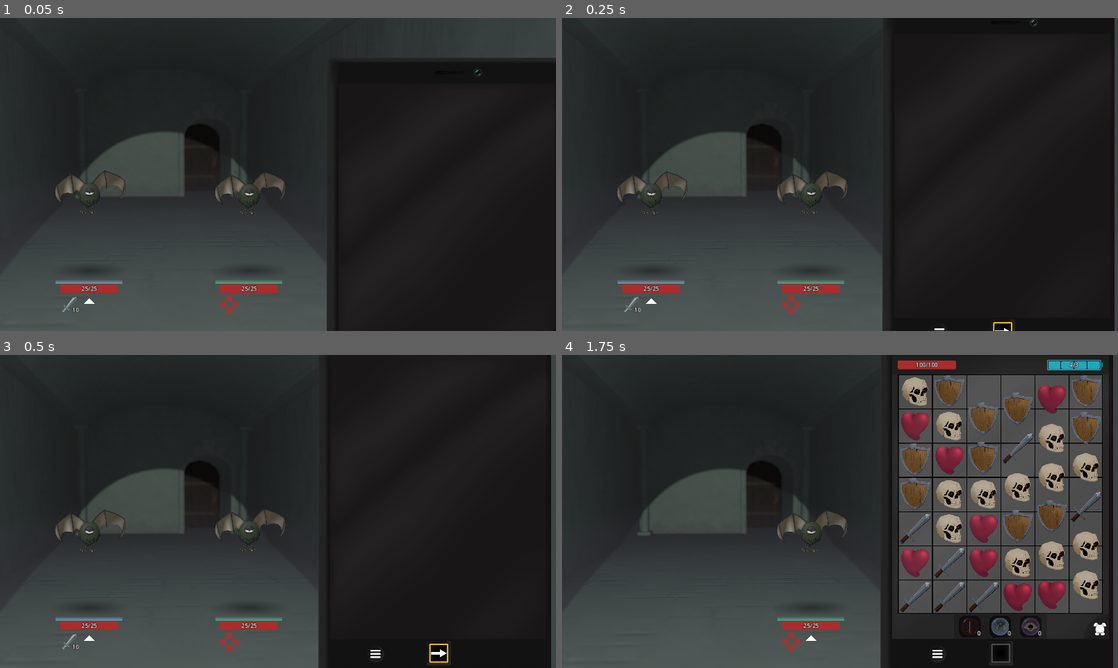
Above: before the commit, frames 1-4 (two rows, left to right).
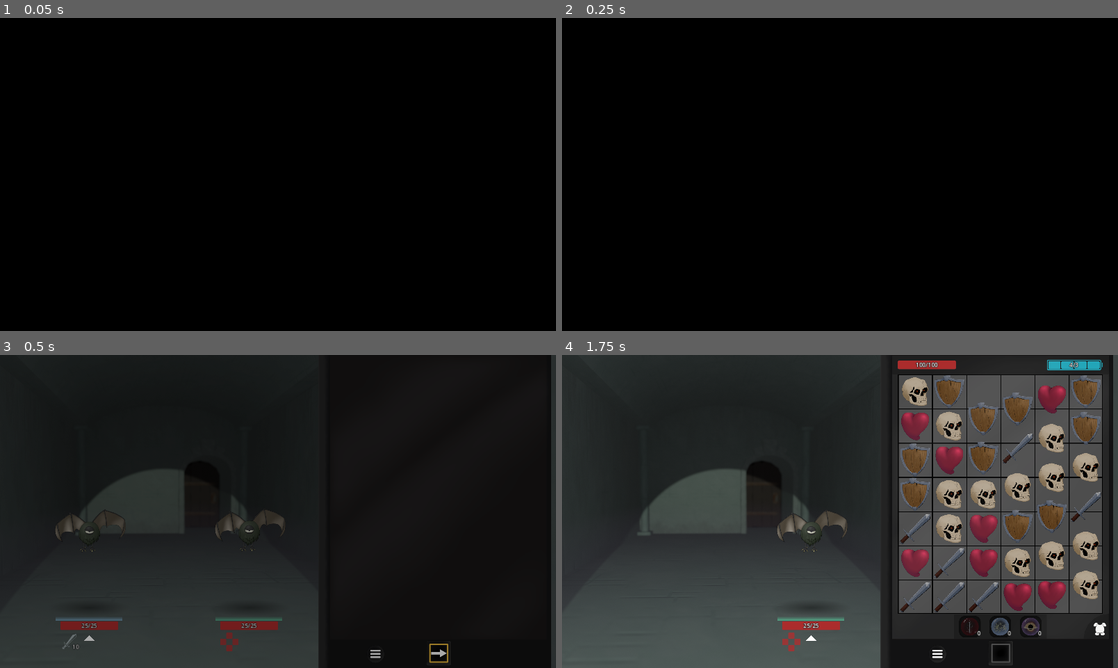
Above: after the commit, the same moments.

Repository: WcOnR/your-mom-is-the-dungeon-lord
Game: Godot game, scene res://game_objects/rooms/world.tscn
Two runs of this game, one before a commit and one after it. Both use one fixed random seed, a clock stepped at 60 frames per second and the inputs below. The engine's default icon, where the game draws it, is replaced by a stand-in: a white triangle on a blue panel in a dark square.
Inputs (mouse positions are in pixels of both pictures, inside the frame that each line leads up to):
- Up to frame 1 (0.05 s): no input
- Up to frame 2 (0.25 s): no input
- Up to frame 3 (0.5 s): no input
- Up to frame 4 (1.75 s): click (1001, 652) at 0.5 s; move the mouse to (962, 495) at 1.27 s; press the mouse at (962, 495) at 1.28 s; hold W from 1.28 s (still down)

The runs differ from the first frame. In frame 1, 90% of the frame differs, in the area x 0-100%, y 0-100%; in frame 2, 87%; in frame 3, 15%; in frame 4, nothing differs.

Commit message:
Updated final screens

Diff:
--- a/game_objects/game_mode/battle_game_mode/battle_game_mode.gd
+++ b/game_objects/game_mode/battle_game_mode/battle_game_mode.gd
@@ -1,4 +1,7 @@
 class_name BattleGameMode extends Node
+
+
+@export var battle_fade : NodePath
 
 
 enum State {NOT_STARTED, PLAYER_MOVE, ENEMY_MOVE, COLLECTING_REWARD, WIN, LOST}
@@ -144,6 +147,20 @@
 	_set_state(State.WIN if is_win else State.LOST)
 	_line_holder.all_enemy_all_dead.disconnect(_battle_end)
 	_health_comp.death.disconnect(_battle_end)
+	if is_win:
+		SceneLoaderSystem.load_win_scene()
+	else:
+		_final_screen_anim()
+
+
+func _final_screen_anim() -> void:
+	var panel := _phone.get_restart_panel()
+	_phone.set_main_screen(panel)
+	panel.end_game()
+	var fade := get_node(battle_fade) as ColorRect
+	var tween := get_tree().create_tween()
+	tween.tween_property(fade, "modulate", Color("0A0000", 1.0), 1.0)
+	_phone.move_to_center()
 
 
 func _start_round() -> void:
--- a/game_objects/game_mode/battle_game_mode/battle_ui_state_controller.gd
+++ b/game_objects/game_mode/battle_game_mode/battle_ui_state_controller.gd
@@ -91,6 +91,8 @@
 	elif _state == State.EQUIP:
 		_show_equip()
 	elif _state == State.NEXT_ROUND:
+		var home_btn := _phone.get_home_btn()
+		home_btn.pressed.disconnect(_on_home_btn_pressed)
 		_game_mode.finish_battle(_equip_choice)
 
 
--- a/game_objects/game_mode/bonus_game_mode/bonus_game_mode.gd
+++ b/game_objects/game_mode/bonus_game_mode/bonus_game_mode.gd
@@ -24,7 +24,7 @@
 	var _phone := get_node(phone) as Phone
 	var btn := _phone.get_home_btn()
 	btn.set_state(HomeBtn.State.ACTIVE)
-	btn.pressed.connect(finish_room)
+	btn.pressed.connect(finish_room, ConnectFlags.CONNECT_ONE_SHOT)
 	btn.set_icon(1)
 	_phone.start_show_anim()
 
--- a/game_objects/game_mode/shop_game_mode/shop_game_mode.gd
+++ b/game_objects/game_mode/shop_game_mode/shop_game_mode.gd
@@ -10,7 +10,7 @@
 	_phone = phone
 	_select_first_available_or_equip()
 	var btn := _phone.get_home_btn()
-	btn.pressed.connect(finish_room)
+	btn.pressed.connect(finish_room, ConnectFlags.CONNECT_ONE_SHOT)
 	btn.set_icon(1)
 	_player = get_tree().get_first_node_in_group("Player") as Player
 	_player.inventory_comp.items_changed.connect(_update_shop_view)
--- a/game_objects/rooms/battle_rooms/battle_room.tscn
+++ b/game_objects/rooms/battle_rooms/battle_room.tscn
@@ -1,8 +1,7 @@
-[gd_scene load_steps=7 format=3 uid="uid://6dj4su8wc8ak"]
+[gd_scene load_steps=6 format=3 uid="uid://6dj4su8wc8ak"]
 
 [ext_resource type="Texture2D" uid="uid://e3tbq1glsbbn" path="res://game_objects/rooms/battle_rooms/battle_room_bg.png" id="1_nlcry"]
 [ext_resource type="Texture2D" uid="uid://c2xqbpk7fa61d" path="res://game_objects/rooms/battle_rooms/battle_bg.png" id="2_2d1ae"]
-[ext_resource type="PackedScene" uid="uid://bnca6y1kigsrx" path="res://ui/restart_screen/restart_screen.tscn" id="5_tjvym"]
 [ext_resource type="PackedScene" uid="uid://h8i61u7scjja" path="res://ui/phone/phone.tscn" id="8_0i1lv"]
 [ext_resource type="PackedScene" uid="uid://b6s25t3xxttat" path="res://game_objects/enemies/line_holder.tscn" id="8_8i71o"]
 [ext_resource type="PackedScene" uid="uid://ycrf4vt7dlqs" path="res://game_objects/game_mode/battle_game_mode/battle_game_mode.tscn" id="8_c5vxj"]
@@ -25,12 +24,18 @@
 position = Vector2(308, 902)
 
 [node name="GameMode" parent="." instance=ExtResource("8_c5vxj")]
-
-[node name="Phone" parent="." instance=ExtResource("8_0i1lv")]
-position = Vector2(1515, 500)
+battle_fade = NodePath("../CanvasLayer/BattleFade")
 
 [node name="CanvasLayer" type="CanvasLayer" parent="."]
 
-[node name="RestartScreen" parent="CanvasLayer" instance=ExtResource("5_tjvym")]
-visible = false
-game_mode = NodePath("../../GameMode")
+[node name="BattleFade" type="ColorRect" parent="CanvasLayer"]
+modulate = Color(0, 0, 0, 0)
+z_index = -6
+anchors_preset = 15
+anchor_right = 1.0
+anchor_bottom = 1.0
+grow_horizontal = 2
+grow_vertical = 2
+
+[node name="Phone" parent="CanvasLayer" instance=ExtResource("8_0i1lv")]
+position = Vector2(1515, 500)
--- /dev/null
+++ b/game_objects/rooms/win_scene.gd
@@ -0,0 +1,16 @@
+class_name WinScene extends Node2D
+
+
+
+func _ready() -> void:
+	%UIHolder.modulate = Color(Color.WHITE, 0.0)
+	get_tree().create_timer(1).timeout.connect(_on_show_ui, ConnectFlags.CONNECT_ONE_SHOT)
+
+
+func _on_button_pressed() -> void:
+	get_tree().reload_current_scene()
+
+
+func _on_show_ui() -> void:
+	var tween := get_tree().create_tween()
+	tween.tween_property(%UIHolder, "modulate", Color(Color.WHITE, 1.0), 1.5)
--- /dev/null
+++ b/game_objects/rooms/win_scene.tscn
@@ -0,0 +1,109 @@
+[gd_scene load_steps=7 format=3 uid="uid://bwhreyk8calwh"]
+
+[ext_resource type="Script" path="res://game_objects/rooms/win_scene.gd" id="1_0hwld"]
+[ext_resource type="Texture2D" uid="uid://bvgn75s4aoond" path="res://game_objects/fx/beam.png" id="2_a0xjg"]
+[ext_resource type="Texture2D" uid="uid://b16xeebwv27h4" path="res://game_objects/rooms/Final.png" id="2_sx1md"]
+[ext_resource type="Texture2D" uid="uid://covsg53f6404a" path="res://game_objects/rooms/FinalBg.png" id="3_caynq"]
+[ext_resource type="LabelSettings" uid="uid://bpr6t2q1y56ln" path="res://ui/themes/label_settings/info_label_settings.tres" id="4_hda7c"]
+
+[sub_resource type="Gradient" id="Gradient_esas8"]
+offsets = PackedFloat32Array(0, 0.705341, 1)
+colors = PackedColorArray(1, 1, 1, 1, 1, 1, 1, 1, 1, 1, 1, 0)
+
+[node name="WinScene" type="Node2D"]
+script = ExtResource("1_0hwld")
+
+[node name="FinalBg" type="Sprite2D" parent="."]
+modulate = Color(0.82, 0.7544, 0.7544, 1)
+texture = ExtResource("3_caynq")
+centered = false
+
+[node name="FX" type="Node2D" parent="."]
+position = Vector2(1360, 1180)
+
+[node name="CPUParticlesBack" type="CPUParticles2D" parent="FX"]
+amount = 50
+lifetime = 15.0
+preprocess = 20.0
+lifetime_randomness = 0.2
+texture = ExtResource("2_a0xjg")
+emission_shape = 3
+emission_rect_extents = Vector2(1500, 1)
+direction = Vector2(-1, -1)
+spread = 20.0
+gravity = Vector2(0, 0)
+initial_velocity_min = 250.0
+initial_velocity_max = 300.0
+angular_velocity_max = 15.0
+linear_accel_min = -12.88
+linear_accel_max = 24.41
+damping_min = 3.725
+damping_max = 13.685
+angle_max = 180.0
+scale_amount_min = 0.25
+scale_amount_max = 0.75
+color = Color(0.79, 0.6794, 0.6004, 0.0784314)
+color_ramp = SubResource("Gradient_esas8")
+
+[node name="CPUParticlesFront" type="CPUParticles2D" parent="FX"]
+z_index = 2
+amount = 20
+lifetime = 20.0
+preprocess = 30.0
+lifetime_randomness = 0.2
+texture = ExtResource("2_a0xjg")
+emission_shape = 3
+emission_rect_extents = Vector2(1500, 1)
+direction = Vector2(-1, -1)
+spread = 20.0
+gravity = Vector2(0, 0)
+initial_velocity_min = 300.0
+initial_velocity_max = 450.0
+angular_velocity_max = 15.0
+linear_accel_min = -12.88
+linear_accel_max = 24.41
+damping_min = 3.725
+damping_max = 13.685
+angle_max = 180.0
+scale_amount_max = 2.0
+color = Color(0.79, 0.6794, 0.6004, 0.0784314)
+color_ramp = SubResource("Gradient_esas8")
+
+[node name="Final" type="Sprite2D" parent="."]
+position = Vector2(606, 185)
+texture = ExtResource("2_sx1md")
+centered = false
+
+[node name="CanvasLayer" type="CanvasLayer" parent="."]
+
+[node name="UIHolder" type="MarginContainer" parent="CanvasLayer"]
+unique_name_in_owner = true
+anchors_preset = 3
+anchor_left = 1.0
+anchor_top = 1.0
+anchor_right = 1.0
+anchor_bottom = 1.0
+offset_left = -215.0
+offset_top = -63.0
+grow_horizontal = 0
+grow_vertical = 0
+theme_override_constants/margin_right = 120
+theme_override_constants/margin_bottom = 120
+
+[node name="VBoxContainer" type="VBoxContainer" parent="CanvasLayer/UIHolder"]
+layout_mode = 2
+theme_override_constants/separation = 20
+alignment = 1
+
+[node name="Label" type="Label" parent="CanvasLayer/UIHolder/VBoxContainer"]
+layout_mode = 2
+text = "Thank you for playing!"
+label_settings = ExtResource("4_hda7c")
+horizontal_alignment = 1
+
+[node name="Button" type="Button" parent="CanvasLayer/UIHolder/VBoxContainer"]
+layout_mode = 2
+size_flags_vertical = 4
+text = "reload"
+
+[connection signal="pressed" from="CanvasLayer/UIHolder/VBoxContainer/Button" to="." method="_on_button_pressed"]
--- a/game_objects/rooms/world.gd
+++ b/game_objects/rooms/world.gd
@@ -3,13 +3,33 @@
 
 @export var preset : ProgressionPreset = null
 @export var game_autoload : PackedScene = null
+@export var final_scene : PackedScene = null
 
 
 func _ready() -> void:
 	await get_tree().process_frame
-	SceneLoaderSystem.start_game(self, preset)
+	SceneLoaderSystem.start_game(self, preset, final_scene)
 
 
 func load_game_autoload() -> void:
 	var node := game_autoload.instantiate()
 	add_child(node)
+
+
+func fade_in() -> void:
+	var fade := %SceneFade
+	var duration := 0.3
+	fade.modulate = Color(Color.BLACK, 0.0)
+	var tween := get_tree().create_tween()
+	tween.tween_property(fade, "modulate", Color(Color.BLACK, 1.0), duration)
+	await get_tree().create_timer(duration).timeout
+
+
+func fade_out() -> void:
+	var fade := %SceneFade
+	var duration := 0.3
+	fade.modulate = Color(Color.BLACK, 1.0)
+	await get_tree().create_timer(duration).timeout
+	var tween := get_tree().create_tween()
+	tween.tween_property(fade, "modulate", Color(Color.BLACK, 0.0), duration)
+	await get_tree().create_timer(duration).timeout
--- a/game_objects/rooms/world.tscn
+++ b/game_objects/rooms/world.tscn
@@ -1,10 +1,31 @@
-[gd_scene load_steps=4 format=3 uid="uid://c8hqsq106wcho"]
+[gd_scene load_steps=5 format=3 uid="uid://c8hqsq106wcho"]
 
 [ext_resource type="Script" path="res://game_objects/rooms/world.gd" id="1_ngkjm"]
-[ext_resource type="Resource" uid="uid://b4df8mtemc2vj" path="res://game_objects/rooms/normal_progression.tres" id="2_3u4ur"]
+[ext_resource type="Resource" uid="uid://b4df8mtemc2vj" path="res://game_objects/rooms/normal_progression.tres" id="2_uyyti"]
 [ext_resource type="PackedScene" uid="uid://dgplpiie3wm0u" path="res://game_systems/game_autoload.tscn" id="3_5d151"]
+[ext_resource type="PackedScene" uid="uid://bwhreyk8calwh" path="res://game_objects/rooms/win_scene.tscn" id="4_xrbgg"]
 
 [node name="World" type="Node2D"]
 script = ExtResource("1_ngkjm")
-preset = ExtResource("2_3u4ur")
+preset = ExtResource("2_uyyti")
 game_autoload = ExtResource("3_5d151")
+final_scene = ExtResource("4_xrbgg")
+
+[node name="Polygon2D" type="Polygon2D" parent="."]
+z_index = -200
+color = Color(0, 0, 0, 1)
+polygon = PackedVector2Array(0, 0, 1920, 0, 1920, 1080, 0, 1080)
+
+[node name="CanvasLayer" type="CanvasLayer" parent="."]
+layer = 2
+
+[node name="SceneFade" type="ColorRect" parent="CanvasLayer"]
+unique_name_in_owner = true
+modulate = Color(1, 1, 1, 0)
+anchors_preset = 15
+anchor_right = 1.0
+anchor_bottom = 1.0
+grow_horizontal = 2
+grow_vertical = 2
+mouse_filter = 2
+color = Color(0, 0, 0, 1)
--- a/game_systems/scene_loader.gd
+++ b/game_systems/scene_loader.gd
@@ -2,11 +2,13 @@
 
 var _world : Node2D
 var _preset : ProgressionPreset = null
+var _final_scene : PackedScene = null
 var _room : Node2D = null
 
-func start_game(world : Node2D, preset : ProgressionPreset) -> void:
+func start_game(world : Node2D, preset : ProgressionPreset, final_scene : PackedScene) -> void:
 	_world = world
 	_world.load_game_autoload()
+	_final_scene = final_scene
 	_preset = preset.duplicate()
 	for r in _preset.rooms:
 		r.on_room_reset()
@@ -14,6 +16,7 @@
 
 
 func unload_room() -> void:
+	await _world.fade_in()
 	if _room != null:
 		if not _room.is_queued_for_deletion():
 			_room.queue_free()
@@ -22,8 +25,24 @@
 	_load_next_room()
 
 
+func load_win_scene() -> void:
+	await _world.fade_in()
+	if _room != null:
+		if not _room.is_queued_for_deletion():
+			_room.queue_free()
+		_world.remove_child(_room)
+		_room = null
+	var scene := _final_scene.instantiate()
+	_world.add_child(scene)
+	await _world.fade_out()
+
+
 func is_next_room() -> bool:
 	return not _preset.rooms.is_empty()
+
+
+func get_world() -> World:
+	return _world
 
 
 func _load_next_room() -> void:
@@ -35,3 +54,4 @@
 	_room = room_preset.scene.instantiate()
 	_world.add_child(_room)
 	room_preset.on_room_init(_room)
+	await _world.fade_out()
--- a/ui/phone/phone.gd
+++ b/ui/phone/phone.gd
@@ -11,10 +11,14 @@
 @onready var statistics_panel : StatisticsPanel = %StatisticsPanel
 @onready var item_loot_panel : ItemLootPanel = %ItemLootPanel
 @onready var equip_loot_panel : EquipLootPanel = %EquipLootPanel
+@onready var restart_panel : RestartPanel = %RestartPanel
 
 @onready var back_button : Button = %BackButton
 @onready var home_button : HomeBtn = %HomeBtn
 @onready var pause_button : TextureButton = %PauseBtn
+
+
+const CENTER_POS := Vector2(960, 500)
 
 
 signal panel_changed
@@ -48,6 +52,13 @@
 	%ScreenUI.visible = true
 
 
+func move_to_center() -> void:
+	var tween := get_tree().create_tween()
+	tween.set_ease(Tween.EASE_IN_OUT)
+	tween.set_trans(Tween.TRANS_QUINT)
+	tween.tween_property(self, "position", CENTER_POS, 1.0)
+
+
 func get_home_btn() -> HomeBtn:
 	return home_button
 
@@ -70,6 +81,10 @@
 
 func get_equip_loot_panel() -> EquipLootPanel:
 	return equip_loot_panel
+
+
+func get_restart_panel() -> RestartPanel:
+	return restart_panel
 
 
 func set_main_screen(panel : Control) -> void:
--- a/ui/phone/phone.tscn
+++ b/ui/phone/phone.tscn
@@ -10,6 +10,7 @@
 [ext_resource type="PackedScene" uid="uid://bwjhr3canvxqn" path="res://ui/phone/equip_loot_panel/equip_loot_panel.tscn" id="6_rt1ff"]
 [ext_resource type="PackedScene" uid="uid://dbp4qpxqek8ms" path="res://ui/phone/item_loot_panel/item_loot_panel.tscn" id="6_s0dhv"]
 [ext_resource type="PackedScene" uid="uid://bd7vaw348eqa4" path="res://ui/phone/back_button/back_button.tscn" id="7_oan2s"]
+[ext_resource type="PackedScene" uid="uid://bnca6y1kigsrx" path="res://ui/restart_screen/restart_panel.tscn" id="8_vjta8"]
 [ext_resource type="Texture2D" uid="uid://7ayfnrnlhmrc" path="res://ui/phone/menu_btn.png" id="11_8qv82"]
 [ext_resource type="Texture2D" uid="uid://713tg3ovawxk" path="res://ui/phone/menu_btn_p.png" id="12_x6uw2"]
 [ext_resource type="Texture2D" uid="uid://wfvy1pb2lb2e" path="res://ui/phone/menu_btn_h.png" id="13_apvpc"]
@@ -115,6 +116,12 @@
 layout_mode = 2
 size_flags_vertical = 1
 
+[node name="RestartPanel" parent="ScreenUI/GamePanels" instance=ExtResource("8_vjta8")]
+unique_name_in_owner = true
+visible = false
+layout_mode = 2
+size_flags_vertical = 4
+
 [node name="SettingsPanel" type="MarginContainer" parent="ScreenUI"]
 unique_name_in_owner = true
 visible = false
--- /dev/null
+++ b/ui/restart_screen/restart_panel.gd
@@ -0,0 +1,23 @@
+class_name RestartPanel extends Control
+
+
+func end_game() -> void:
+	%Label1.modulate = Color(Color.WHITE, 0.0)
+	%Label2.modulate = Color(Color.WHITE, 0.0)
+	%ResetBtn.modulate = Color(Color.WHITE, 0.0)
+	await get_tree().create_timer(1.5).timeout
+	var tween := get_tree().create_tween()
+	tween.tween_property(%Label1, "modulate", Color(Color.WHITE, 1.0), 1.5)
+	await get_tree().create_timer(2.0).timeout
+	tween = get_tree().create_tween()
+	tween.tween_property(%Label2, "modulate", Color(Color.WHITE, 1.0), 1.5)
+	await get_tree().create_timer(2.0).timeout
+	tween = get_tree().create_tween()
+	tween.tween_property(%ResetBtn, "modulate", Color(Color.WHITE, 1.0), 1.5)
+
+
+func _on_button_pressed() -> void:
+	%ResetBtn.disabled = true
+	var world := SceneLoaderSystem.get_world()
+	await world.fade_in()
+	get_tree().reload_current_scene()
--- /dev/null
+++ b/ui/restart_screen/restart_panel.tscn
@@ -0,0 +1,98 @@
+[gd_scene load_steps=6 format=3 uid="uid://bnca6y1kigsrx"]
+
+[ext_resource type="Script" path="res://ui/restart_screen/restart_panel.gd" id="1_u6tsd"]
+
+[sub_resource type="StyleBoxFlat" id="StyleBoxFlat_yuprc"]
+content_margin_left = 4.0
+content_margin_top = 4.0
+content_margin_right = 4.0
+content_margin_bottom = 4.0
+bg_color = Color(0.225, 0.225, 0.225, 0.6)
+corner_radius_top_left = 3
+corner_radius_top_right = 3
+corner_radius_bottom_right = 3
+corner_radius_bottom_left = 3
+corner_detail = 5
+expand_margin_left = 5.0
+expand_margin_top = 5.0
+expand_margin_right = 5.0
+expand_margin_bottom = 5.0
+
+[sub_resource type="StyleBoxFlat" id="StyleBoxFlat_hyoxn"]
+content_margin_left = 4.0
+content_margin_top = 4.0
+content_margin_right = 4.0
+content_margin_bottom = 4.0
+bg_color = Color(0.1, 0.1, 0.1, 0.6)
+corner_radius_top_left = 3
+corner_radius_top_right = 3
+corner_radius_bottom_right = 3
+corner_radius_bottom_left = 3
+corner_detail = 5
+expand_margin_left = 5.0
+expand_margin_top = 5.0
+expand_margin_right = 5.0
+expand_margin_bottom = 5.0
+
+[sub_resource type="StyleBoxFlat" id="StyleBoxFlat_hu5bh"]
+content_margin_left = 4.0
+content_margin_top = 4.0
+content_margin_right = 4.0
+content_margin_bottom = 4.0
+bg_color = Color(0, 0, 0, 0.6)
+corner_radius_top_left = 3
+corner_radius_top_right = 3
+corner_radius_bottom_right = 3
+corner_radius_bottom_left = 3
+corner_detail = 5
+expand_margin_left = 5.0
+expand_margin_top = 5.0
+expand_margin_right = 5.0
+expand_margin_bottom = 5.0
+
+[sub_resource type="Theme" id="Theme_prmme"]
+Button/styles/hover = SubResource("StyleBoxFlat_yuprc")
+Button/styles/normal = SubResource("StyleBoxFlat_hyoxn")
+Button/styles/pressed = SubResource("StyleBoxFlat_hu5bh")
+
+[node name="RestartScreen" type="MarginContainer"]
+offset_right = 981.0
+offset_bottom = 326.0
+theme_override_constants/margin_left = 20
+theme_override_constants/margin_right = 20
+script = ExtResource("1_u6tsd")
+
+[node name="VBoxContainer" type="VBoxContainer" parent="."]
+layout_mode = 2
+theme_override_constants/separation = 100
+
+[node name="Label1" type="Label" parent="VBoxContainer"]
+unique_name_in_owner = true
+layout_mode = 2
+theme_override_font_sizes/font_size = 60
+text = "YOU WON'T SAVE HER!"
+horizontal_alignment = 1
+
+[node name="Label2" type="Label" parent="VBoxContainer"]
+unique_name_in_owner = true
+custom_minimum_size = Vector2(748, 200)
+layout_mode = 2
+theme_override_font_sizes/font_size = 60
+text = "You won’t even save yourself..."
+horizontal_alignment = 1
+autowrap_mode = 3
+
+[node name="MarginContainer" type="MarginContainer" parent="VBoxContainer"]
+custom_minimum_size = Vector2(0, 100)
+layout_mode = 2
+
+[node name="ResetBtn" type="Button" parent="VBoxContainer"]
+unique_name_in_owner = true
+layout_mode = 2
+size_flags_horizontal = 4
+focus_mode = 0
+theme = SubResource("Theme_prmme")
+theme_override_font_sizes/font_size = 60
+text = "Again!"
+
+[connection signal="pressed" from="VBoxContainer/ResetBtn" to="." method="_on_button_pressed"]
--- a/ui/restart_screen/restart_screen.gd
+++ /dev/null
@@ -1,23 +0,0 @@
-extends Control
-
-@export var game_mode : NodePath
-@onready var label : Label = $Panel/VBoxContainer/WinLabel
-
-var _game_mode : BattleGameMode = null
-
-
-func _ready() -> void:
-	_game_mode = get_node(game_mode) as BattleGameMode
-	_game_mode.state_changed.connect(_on_game_ends)
-
-
-func _on_game_ends() -> void:
-	var _win := _game_mode.is_state(BattleGameMode.State.WIN)
-	var _lost := _game_mode.is_state(BattleGameMode.State.LOST)
-	if _win or _lost:
-		visible = true
-		label.text = "YOU WIN!" if _win else "YOU LOST!"
-
-
-func _on_button_pressed() -> void:
-	get_tree().reload_current_scene()
--- a/ui/restart_screen/restart_screen.tscn
+++ /dev/null
@@ -1,49 +0,0 @@
-[gd_scene load_steps=2 format=3 uid="uid://bnca6y1kigsrx"]
-
-[ext_resource type="Script" path="res://ui/restart_screen/restart_screen.gd" id="1_eu2wk"]
-
-[node name="RestartScreen" type="Control"]
-layout_mode = 3
-anchors_preset = 15
-anchor_right = 1.0
-anchor_bottom = 1.0
-grow_horizontal = 2
-grow_vertical = 2
-script = ExtResource("1_eu2wk")
-
-[node name="Panel" type="Panel" parent="."]
-layout_mode = 1
-anchors_preset = 15
-anchor_right = 1.0
-anchor_bottom = 1.0
-grow_horizontal = 2
-grow_vertical = 2
-
-[node name="VBoxContainer" type="VBoxContainer" parent="Panel"]
-layout_mode = 1
-anchors_preset = 14
-anchor_top = 0.5
-anchor_right = 1.0
-anchor_bottom = 0.5
-grow_horizontal = 2
-grow_vertical = 2
-
-[node name="WinLabel" type="Label" parent="Panel/VBoxContainer"]
-layout_mode = 2
-theme_override_font_sizes/font_size = 90
-text = "YOU WIN!"
-horizontal_alignment = 1
-
-[node name="Label" type="Label" parent="Panel/VBoxContainer"]
-layout_mode = 2
-size_flags_horizontal = 4
-theme_override_font_sizes/font_size = 75
-text = "Try again?"
-
-[node name="Button" type="Button" parent="Panel/VBoxContainer"]
-layout_mode = 2
-size_flags_horizontal = 4
-theme_override_font_sizes/font_size = 60
-text = "Again!"
-
-[connection signal="pressed" from="Panel/VBoxContainer/Button" to="." method="_on_button_pressed"]
Binary file added: game_objects/rooms/Final.png
Not shown, added: game_objects/rooms/Final.png.import
Binary file added: game_objects/rooms/FinalBg.png
Not shown, added: game_objects/rooms/FinalBg.png.import
Not shown: 1 places in ui/phone/phone.tscn that only renumber resources
